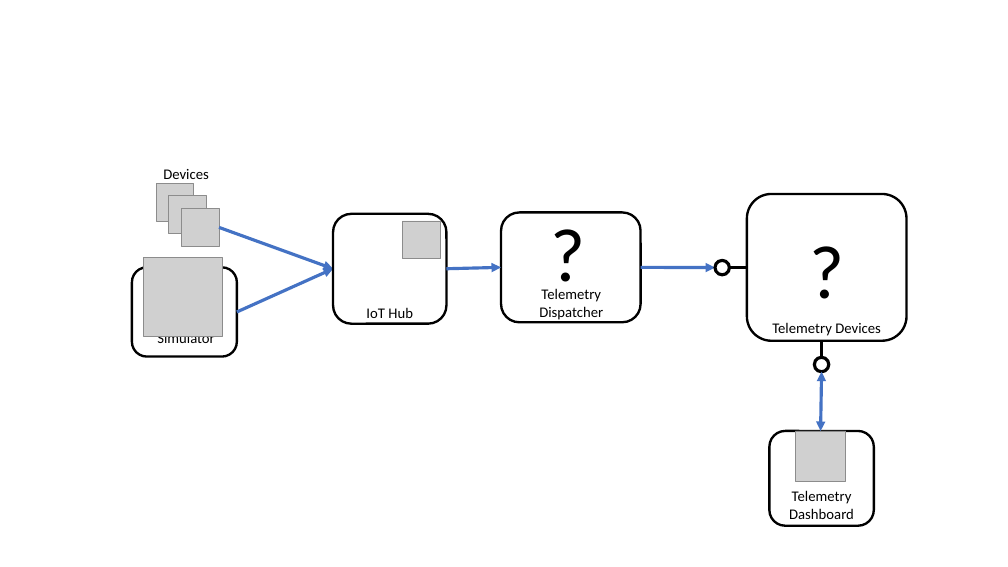
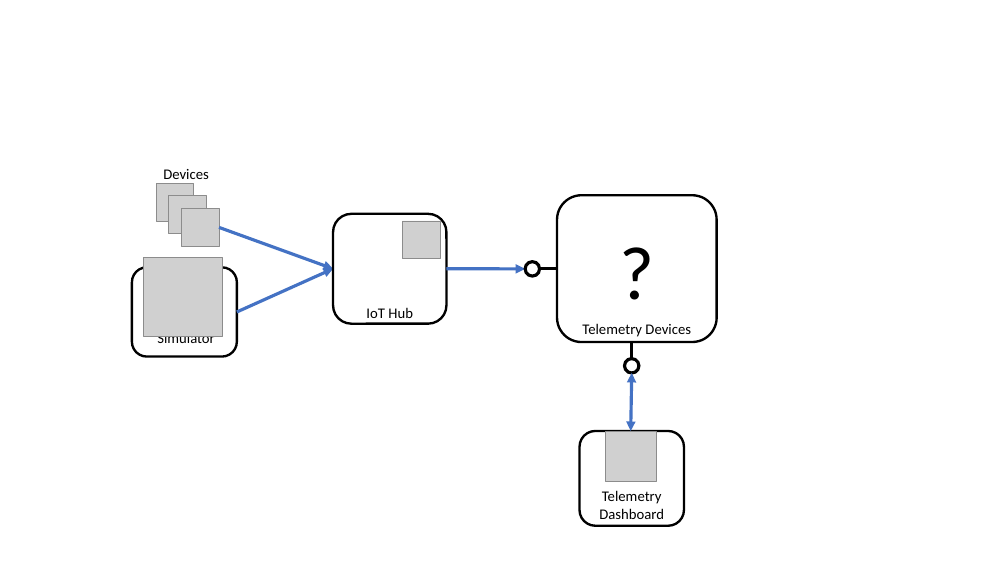
Before and after one commit to massimobonanni/ServerlessIoT, a slide deck: slide 1 of Documents/Diagrams.pptx. Drawn at 1008x567 pixels with LibreOffice and Linux fonts; fonts in the diff are those of the drawing; grey boxes stand for pictures. Boxes give left, top, right and bottom in pixels: in the first picture for what was removed or moved away, otherwise in the second. Text is boxed around its words. In the diff, an @@ line names an element or a change of style, - is before the commit and + after.

```diff
--- a/Documents/Diagrams.pptx
+++ b/Documents/Diagrams.pptx
@@ text removed at bbox=[535, 202, 603, 293] @@
-?
@@ rounded rectangle removed at bbox=[501, 212, 641, 322] @@
@@ arrow moved from (640, 268) - (715, 268) to (447, 268) - (526, 269) @@
@@ arrow removed from (447, 268) to (501, 268) @@
@@ text removed at bbox=[539, 288, 603, 320] @@
-Telemetry Dispatcher
@@ 3 texts, 2 rounded rectangles, 2 ellipses, 2 lines, 1 picture, 1 double arrow: place and size @@
-3 texts, 2 rounded rectangles, 2 ellipses, 2 lines, 1 picture, 1 double arrow at bbox=[715, 194, 907, 526]
+3 texts, 2 rounded rectangles, 2 ellipses, 2 lines, 1 picture, 1 double arrow at bbox=[526, 195, 717, 526]
```
Also in this commit, not shown: 2 other slides changed, 4 other files.
